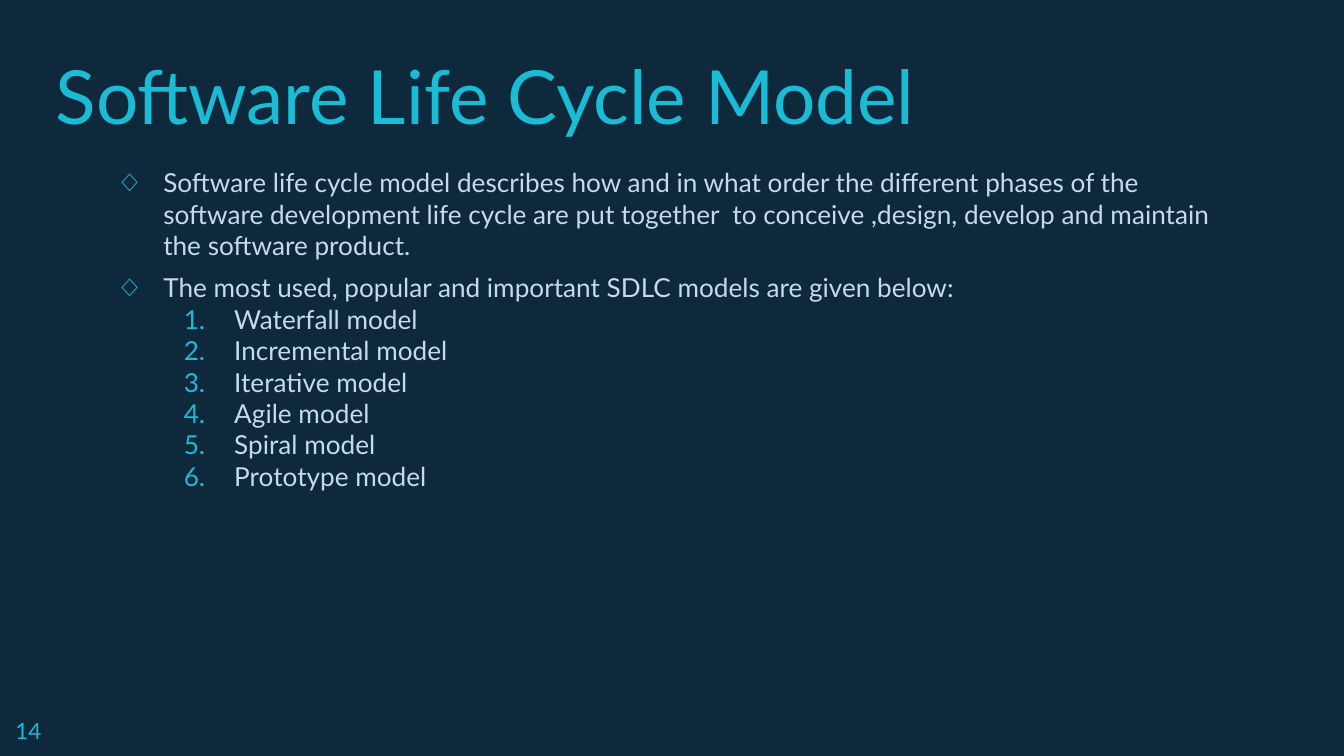
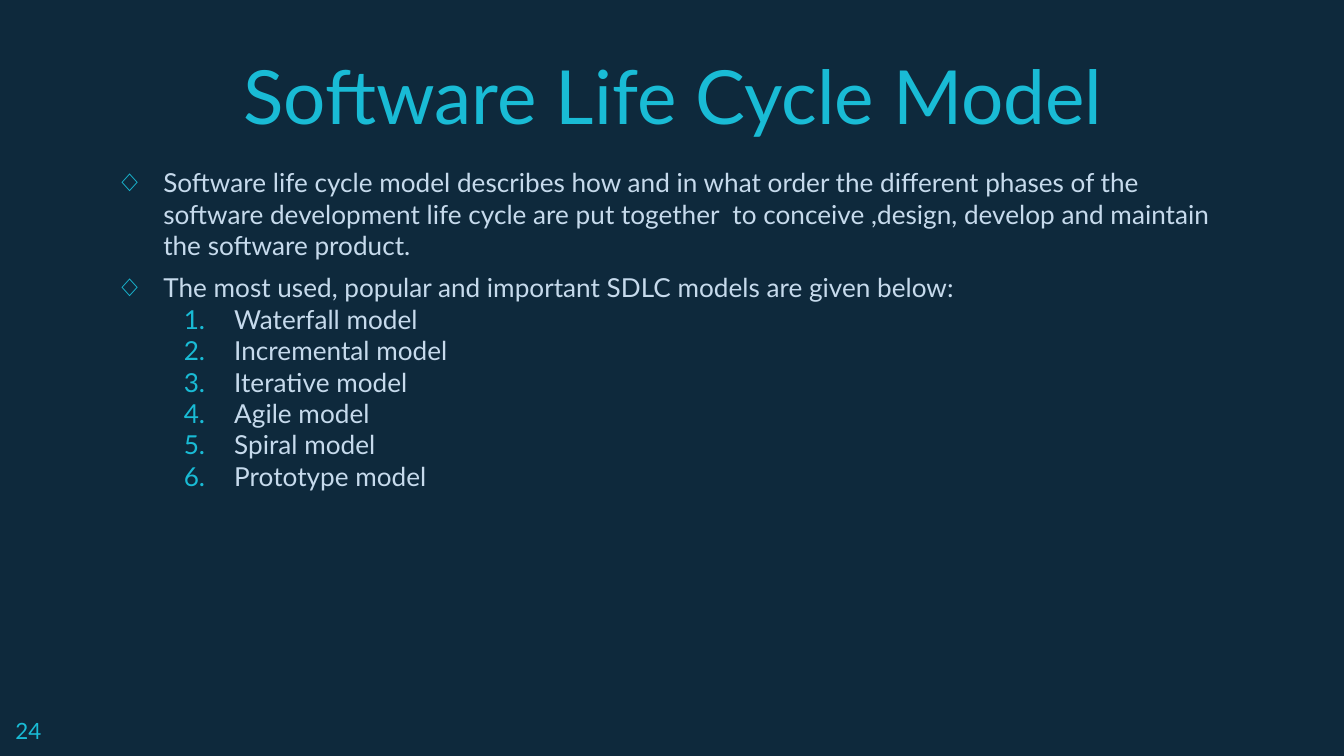
Before and after one commit to Andipstha/SAD-presentation, a slide deck: slide 24 of sad.pptx (slide 14 before the commit). Drawn at 1344x756 pixels with LibreOffice and Linux fonts; fonts in the diff are those of the drawing. Boxes give left, top, right and bottom in pixels: in the first picture for what was removed or moved away, otherwise in the second. Text is boxed around its words. In the diff, an @@ line names an element or a change of style, - is before the commit and + after.

```diff
--- a/sad.pptx
+++ b/sad.pptx
@@ title "Software Life Cycle Model": place and size @@
-title "Software Life Cycle Model" at <box>56,69,914,137</box>
+title "Software Life Cycle Model" at <box>244,69,1102,137</box>
@@ title "Software Life Cycle Model" at <box>244,69,1102,137</box>: alignment left to centre @@
@@ page number at <box>15,723,41,739</box>: text changed @@
-14
+24
```
Also in this commit, not shown: 26 other slides changed, 10 slides added, 4 slides removed, 1 other file.
